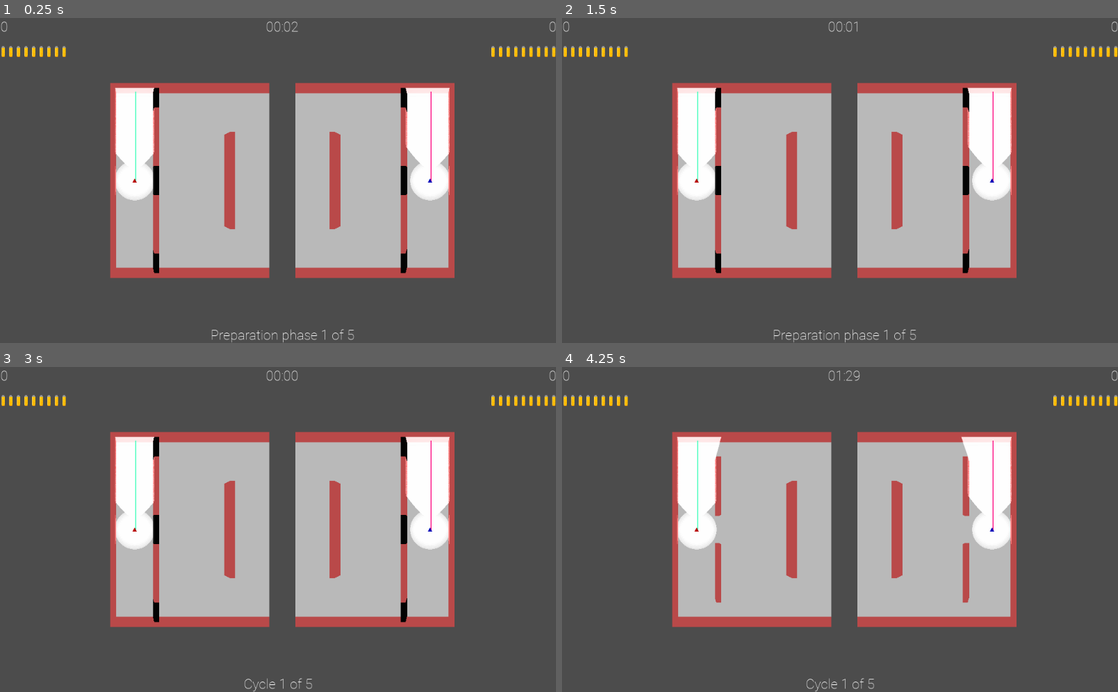
Above: before the commit, frames 1-4 (two rows, left to right).
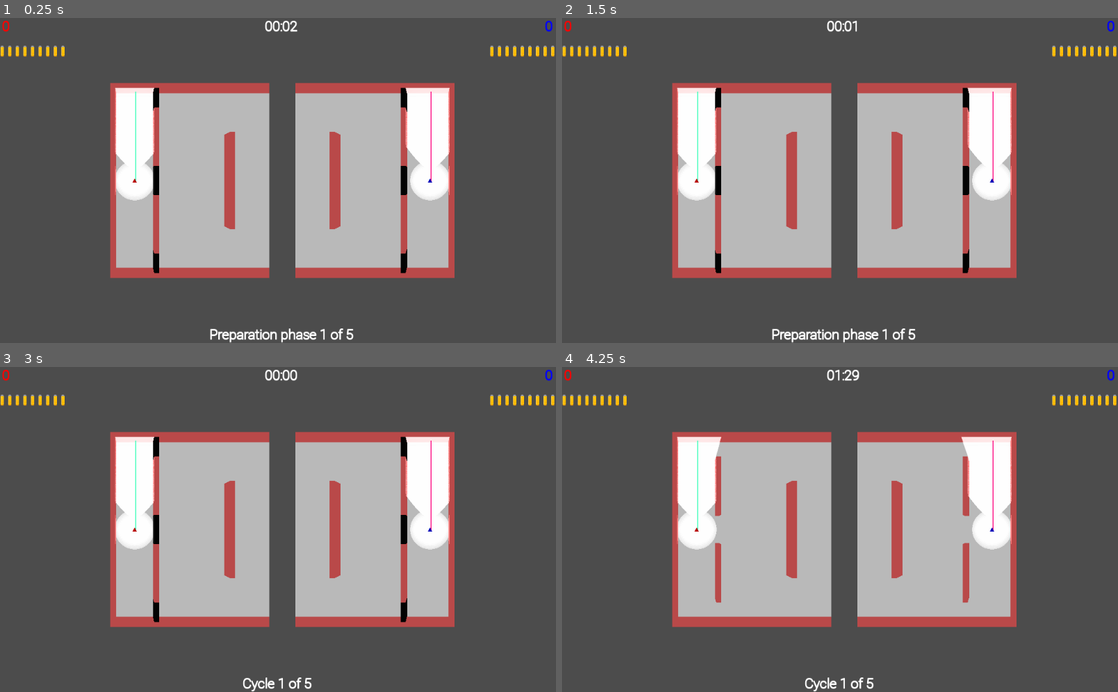
Above: after the commit, the same moments.

Repository: lizrad/fpspf
Game: Godot game, scene res://World.tscn
The game is run twice, just before and just after one commit, with the same random seed, the same clock (stepped at 60 frames per second) and the same inputs.
Inputs:
- Up to frame 1 (0.25 s): no input
- Up to frame 2 (1.5 s): tap Enter at 0.5 s; tap Space at 1.25 s
- Up to frame 3 (3 s): tap Enter at 2.75 s
- Up to frame 4 (4.25 s): tap Space at 3.5 s

The runs differ from the first frame. In frame 1, 1.1% of the frame differs, in the area x 0-100%, y 0-100%; in frame 2, 1.1%; in frame 3, 0.8%; in frame 4, 0.8%.

Commit message:
- #32 - #36 - #37

Diff:
--- /dev/null
+++ b/Constants.gd
@@ -0,0 +1,26 @@
+extends Node
+
+# Player constants
+var max_health := 3
+
+export(Array, Color) var character_colors = [
+	Color(1.0, 0.0, 0.0), # Player 1
+	Color(0.0, 0.0, 1.0), # Player 2
+	Color(0.0, 0.0, 1.0), # Player 3
+	Color(0.0, 0.0, 1.0), # Player 4
+	Color("#fd9292"), # Ghost 1
+	Color("#9a9bff"), # Ghost 2
+	Color("#9a9bff"), # Ghost 3
+	Color("#9a9bff"), # Ghost 4
+	Color(0.2, 0.6, 0.2), # Ghosts
+]
+
+enum CharacterID {
+	PLAYER_1 = 0,
+	PLAYER_2 = 1,
+	PLAYER_3 = 2,
+	PLAYER_4 = 3,
+	GHOST = 4
+}
+
+const PLAYER_GENERAL = 1
--- a/Players/CharacterBase.gd
+++ b/Players/CharacterBase.gd
@@ -3,24 +3,6 @@
 
 
 var id: int = -1 setget set_id, get_id
-
-export(Array, Color) var character_colors = [
-	Color(1.0, 0.0, 0.0), # Player 1
-	Color(0.0, 0.0, 1.0), # Player 2
-	Color(0.0, 0.0, 1.0), # Player 3
-	Color(0.0, 0.0, 1.0), # Player 4
-	Color(0.2, 0.6, 0.2), # Ghosts
-]
-
-enum CharacterID {
-	PLAYER_1 = 0,
-	PLAYER_2 = 1,
-	PLAYER_3 = 2,
-	PLAYER_4 = 3,
-	GHOST = 4
-}
-
-const PLAYER_GENERAL = 1
 
 func _ready():
 	$Attacker.set_owning_player(self)
@@ -37,11 +19,11 @@
 func set_rendering_for_character_id(id):
 	$Attacker.set_render_layer_for_player_id(id)
 
-	_set_visible_instance_layers($MeshInstance, PLAYER_GENERAL)
+	_set_visible_instance_layers($MeshInstance, Constants.PLAYER_GENERAL)
 	_set_visible_instance_layers($VisibilityLights/OmniLight, 5 + id)
 	_set_visible_instance_layers($VisibilityLights/SightLight, 5 + id)
 
-	$MeshInstance.material_override.set_shader_param("color", character_colors[id])
+	$MeshInstance.material_override.set_shader_param("color", Constants.character_colors[id])
 
 
 func get_id():
--- a/Players/Ghost.gd
+++ b/Players/Ghost.gd
@@ -6,8 +6,7 @@
 var _frame_timer: float = 0.0
 var current_frame : int = 0
 
-var max_health : int = 3
-var current_health : int = 3
+var _current_health : int = 3
 
 var died_at_frame : int = INF
 
@@ -58,9 +57,9 @@
 
 func receive_damage(damage: float):
 	print("Ghost received damage: ", damage)
-	current_health -= damage
+	_current_health -= damage
 
-	if current_health <= 0:
+	if _current_health <= 0:
 		died_at_frame = current_frame
 		print(" -> Ghost dead")
 		emit_signal("died")
@@ -76,19 +75,22 @@
 		_previous_attack_frame=-1
 	else:
 		_showAlive()
+
 	_set_initial_position()
-	current_health = max_health
+	_current_health = Constants.max_health
 
 
 func _set_initial_position() -> void:
 	var start_frame = current_frame if current_frame < movement_record.size() else movement_record.size()-1
 	global_transform = movement_record[start_frame].transform
 
+
 func _showDead():
 	rotation.z = PI / 2
 	$CollisionShape.disabled = true
 	$Attacker.visible = false
 
+
 func _showAlive():
 	rotation.z = 0
 	$CollisionShape.disabled = false
--- a/Players/Player.gd
+++ b/Players/Player.gd
@@ -22,8 +22,7 @@
 var velocity := Vector3.ZERO
 var current_target_velocity := Vector3.ZERO
 
-var max_health := 3
-var current_health := 3
+var _current_health := 3
 
 signal died
 
@@ -147,9 +146,9 @@
 
 func receive_damage(damage: float):
 	print("Player received damage: ", damage)
-	current_health -= damage
+	_current_health -= damage
 
-	if current_health <= 0:
+	if _current_health <= 0:
 		print("	-> Player dead")
 		emit_signal("died")
 
@@ -157,12 +156,14 @@
 func reset():
 	movement_records = []
 	transform.origin = Vector3.ZERO
-	current_health = max_health
+	_current_health = Constants.max_health
+
 
 func _on_light_cone_entered(body: Node):
 	if body is Ghost:
 		body.visible = true
 
+
 func _on_light_cone_exited(body: Node):
 	if body is Ghost:
 		body.visible = false
--- a/Players/Player1Material.tres
+++ /dev/null
@@ -1,4 +0,0 @@
-[gd_resource type="SpatialMaterial" format=2]
-
-[resource]
-albedo_color = Color( 0, 0.27451, 1, 1 )
--- a/Players/Player2Material.tres
+++ /dev/null
@@ -1,4 +0,0 @@
-[gd_resource type="SpatialMaterial" format=2]
-
-[resource]
-albedo_color = Color( 1, 0, 0, 1 )
--- a/Players/PlayerManager.gd
+++ b/Players/PlayerManager.gd
@@ -2,8 +2,6 @@
 class_name PlayerManager
 
 export var player_id: int # The id of the player this manager manages
-export var player_material: Resource
-export var ghost_material: Resource
 export var shot_material: Resource
 export var laser_material: Resource
 
@@ -41,7 +39,6 @@
 			child.reset()
 
 
-
 func convert_active_to_ghost(frame: int):
 	var movement_record = active_player.movement_records
 	var new_ghost = ghost_player_scene.instance()
@@ -49,6 +46,8 @@
 	new_ghost.connect("died", self, "_on_ghost_died")
 	new_ghost.died_at_frame = frame
 	new_ghost.id = active_player.id
+	print("TODO: FIXME set ghost color for id " + str(new_ghost.id) + " to color: " + str(Constants.character_colors[active_player.id + 4]))
+	new_ghost.get_node("MeshInstance").material_override.set_shader_param("color", Constants.character_colors[active_player.id + 4])
 	add_child(new_ghost)
 	reset_all_children(frame)
 
--- a/UI/GameOverScreen.gd
+++ b/UI/GameOverScreen.gd
@@ -16,12 +16,15 @@
 func hide():
 	visible = false
 
-func set_winner_text(text : String):
-	$Winner_txt.text = text
 
+func set_winner(idx : int):
+	if idx >= 0 && idx <= 1:
+		$Winner_txt.text = "Player " + str(idx + 1) + " won!"
+		$Winner_txt.add_color_override("font_color", Constants.character_colors[idx])
+		$Winner_txt.add_color_override("font_outline_modulate", Constants.character_colors[idx])
+	else:
+		$Winner_txt.text = "Draw!"
 
-func set_winner_text_color(color : Color):
-	$Winner_txt.add_color_override("font_color", color)
 
 func _on_Restart_btn_pressed():
 	get_tree().reload_current_scene()
--- a/UI/GameOverScreen.tscn
+++ b/UI/GameOverScreen.tscn
@@ -5,10 +5,12 @@
 
 [sub_resource type="DynamicFont" id=1]
 size = 60
+outline_size = 1
 font_data = ExtResource( 1 )
 
 [sub_resource type="DynamicFont" id=2]
 size = 40
+outline_size = 1
 font_data = ExtResource( 1 )
 
 [sub_resource type="DynamicFont" id=3]
@@ -46,6 +48,7 @@
 margin_top = -35.5
 margin_right = 171.5
 margin_bottom = 35.5
+rect_scale = Vector2( 1.00827, 1 )
 custom_fonts/font = SubResource( 2 )
 custom_colors/font_color = Color( 0, 0.635294, 1, 1 )
 text = "Player -1 won!"
--- a/UI/HUD.gd
+++ b/UI/HUD.gd
@@ -1,7 +1,4 @@
 extends Control
-
-var Player1Color : Resource = preload("res://Players/Player1Material.tres")
-var Player2Color : Resource = preload("res://Players/Player2Material.tres")
 
 var _prep_time := true
 var _cycle := 0
@@ -9,7 +6,10 @@
 
 
 func _ready() -> void:
-	pass
+	$Score1.add_color_override("font_color", Constants.character_colors[0])
+	$Score1.add_color_override("font_outline_modulate", Constants.character_colors[0])
+	$Score2.add_color_override("font_color", Constants.character_colors[1])
+	$Score2.add_color_override("font_outline_modulate", Constants.character_colors[1])
 
 
 func set_time(time):
@@ -19,9 +19,8 @@
 						 "ss":"%02d" % (seconds % 60)}))
 
 
-# update score for opponent
 func set_score(idx_player, score):
-	var label_score = $Score2 if idx_player == 0 else $Score1
+	var label_score = $Score1 if idx_player == 0 else $Score2
 	label_score.set_text(str(score))
 
 
@@ -31,7 +30,6 @@
 	$Cycle.set_text(text)
 
 
-# update ammo for current
 func consume_bullet(idx_player):
 	var bullet_ammo = $BulletAmmo1 if idx_player == 0 else $BulletAmmo2
 	bullet_ammo.remove_bullet()
@@ -59,17 +57,24 @@
 		_prep_time = active
 		_update_cycle_text()
 
+
 func _hide_all():
 	for child in get_children():
 		child.visible = false
 
+
 func _show_all():
 	for child in get_children():
 		child.visible = true
+
+
+func set_winner(idx: int):
+	$GameOverScreen.set_winner(idx)
+
 
 func toggle_game_over_screen(active: bool):
 	if not active:
 		_show_all()
 	else:
 		_hide_all()
-	$GameOverScreen.visible=active
+	$GameOverScreen.visible = active
--- a/UI/HUD.tscn
+++ b/UI/HUD.tscn
@@ -7,27 +7,32 @@
 
 [sub_resource type="DynamicFont" id=1]
 size = 25
+outline_size = 1
 font_data = ExtResource( 3 )
 
 [sub_resource type="DynamicFont" id=2]
 size = 25
+outline_size = 1
 font_data = ExtResource( 3 )
 
 [sub_resource type="DynamicFont" id=3]
 size = 25
+outline_size = 1
 font_data = ExtResource( 3 )
 
 [sub_resource type="DynamicFont" id=4]
 size = 25
+outline_size = 1
+outline_color = Color( 0.603922, 0.607843, 1, 1 )
 font_data = ExtResource( 3 )
 
 [node name="HUD" type="Control"]
 anchor_right = 1.0
 anchor_bottom = 1.0
-margin_left = 1.41418
-margin_top = 1.41418
-margin_right = 1.41418
-margin_bottom = 1.41418
+margin_left = -0.58582
+margin_top = 0.41418
+margin_right = -0.585815
+margin_bottom = 0.414185
 script = ExtResource( 1 )
 __meta__ = {
 "_edit_use_anchors_": false
@@ -63,8 +68,9 @@
 }
 
 [node name="Score1" type="Label" parent="."]
+margin_left = 5.0
 margin_right = 40.0
-margin_bottom = 14.0
+margin_bottom = 31.0
 custom_fonts/font = SubResource( 3 )
 text = "0"
 __meta__ = {
@@ -75,10 +81,15 @@
 anchor_left = 1.0
 anchor_right = 1.0
 margin_left = -40.0
+margin_right = -5.0
 margin_bottom = 14.0
+rect_scale = Vector2( 0.998554, 1 )
 custom_fonts/font = SubResource( 4 )
 text = "0"
 align = 2
+__meta__ = {
+"_edit_use_anchors_": false
+}
 
 [node name="BulletAmmo1" parent="." instance=ExtResource( 2 )]
 margin_right = -1872.0
--- a/World.gd
+++ b/World.gd
@@ -3,7 +3,6 @@
 export var time_cycle := 10.0 # total round time in seconds
 export var time_prep := 5.0 # time, before the round starts
 export var replay_speed := 1.0 # timescale of the replay
-export var win_score := 5 # needed score to win game
 export var num_cycles := 5 # max cycles for one game
 
 var time_left # round timer in ms
@@ -52,69 +51,84 @@
 	print("Switching gamestate from "+Gamestate.keys()[_current_gamestate]+" to "+Gamestate.keys()[(_current_gamestate+1)%Gamestate.size()])
 	match _current_gamestate:
 		Gamestate.GAME:
-			#prepare for replay
+			# prepare for replay
 			for player_manager in $PlayerManagers.get_children():
-				player_manager.convert_active_to_ghost(_current_frame-1)
+				player_manager.convert_active_to_ghost(_current_frame - 1)
 				player_manager.set_ghosts_time_scale(-replay_speed)
 				player_manager.toggle_active_player(false)
 			time_left = _current_frame*get_physics_process_delta_time()
 			_current_frame = 0
 			$HUD.set_prep_time(false)
 		Gamestate.PREP:
-			#prepare for play
-			time_left = time_cycle +1
+			# prepare for play
+			time_left = time_cycle + 1
 			$HUD.set_prep_time(false)
 			$LevelManager.open_doors()
 		Gamestate.REPLAY:
-			#prepare for prep
+			# prepare for prep
 			# update cycle -> game over if reached num_cycles
 			cycle += 1
 			if (cycle > num_cycles):
+				$HUD.set_winner(_get_winner())
 				$HUD.toggle_game_over_screen(true)
-				#get_tree().quit()
+				set_process(false)
 				return
+
 			# starting preparation cycle
 			$LevelManager.close_doors()
 			$HUD.set_cycle(cycle)
 			$HUD.reload_ammo()
+			$HUD.set_prep_time(true)
 			for player_manager in $PlayerManagers.get_children():
 				var attacker = player_manager.active_player.get_node("Attacker")
 				attacker.reload(player_manager.active_player.ranged_attack_type)
-				print("here")
 				player_manager.set_ghosts_time_scale(1.0)
 				player_manager.reset_all_children(0)
 				player_manager.toggle_active_player(true)
-			time_left = time_prep +1
-			$HUD.set_prep_time(true)
+			time_left = time_prep + 1
+			# reset scores
+			for id in _scores.size():
+				_set_score(id, 0)
 
-	_current_gamestate = (_current_gamestate+1)%Gamestate.size();
-	for id in _scores.size():
-		_set_score(id, 0)
+	_current_gamestate = (_current_gamestate + 1) % Gamestate.size();
 
 
-func _update_score(id: int) -> void:
-	var new_score = _scores[id] + 1
-	_set_score(id, new_score)
-
-	# TODO: remove gamemode
-	if new_score == win_score:
-		print("game over -> score")
-		# TODO: end screen to restart game
-		return
+func _get_winner() -> int:
+	var max_score := 0
+	var winner := 0
+	var idx := 0
+	for score in _scores:
+		if score > max_score:
+			max_score = score
+			winner = idx
+		elif score == max_score:
+			winner = -1
+		idx += 1
+	return winner
 
 
 func _set_score(id: int, score: int) -> void:
 	_scores[id] = score
 	$HUD.set_score(id, score)
 
+func _score_point(id: int):
+	_set_score(id, _scores[id] + 1)
+
+
+# FIXME: this only works for 2 players because the player who shots is never transmitted
+func _get_opponent_player(id: int) -> int:
+	for player_manager in $PlayerManagers.get_children():
+		if player_manager.player_id != id:
+			return player_manager.player_id
+	return -1
 
 # one of the current active players died:
 #	- add score
 # 	- restart round
 func _on_active_player_died(playerManger: PlayerManager) -> void:
 	print("active player died: " + str(playerManger.player_id))
-	_update_score(playerManger.player_id)
-
+	print("	enemy: " + str(_get_opponent_player(playerManger.player_id)))
+	_score_point(_get_opponent_player(playerManger.player_id))
 	next_gamestate()
 
 
@@ -122,4 +136,5 @@
 # 	- add score
 func _on_ghost_player_died(playerManger: PlayerManager) -> void:
 	print("ghost player died: " + str(playerManger.player_id))
-	_update_score(playerManger.player_id)
+	print("	enemy: " + str(_get_opponent_player(playerManger.player_id)))
+	_score_point(_get_opponent_player(playerManger.player_id))
--- a/World.tscn
+++ b/World.tscn
@@ -9,18 +9,6 @@
 [ext_resource path="res://Attacking/Shots/HitscanShot/Laser1Material.tres" type="Material" id=7]
 [ext_resource path="res://Attacking/Shots/HitscanShot/Shot1Material.tres" type="Material" id=9]
 [ext_resource path="res://Attacking/Shots/HitscanShot/Shot2Material.tres" type="Material" id=10]
-
-[sub_resource type="SpatialMaterial" id=1]
-albedo_color = Color( 0, 0.27451, 1, 1 )
-
-[sub_resource type="SpatialMaterial" id=2]
-albedo_color = Color( 0, 0.576471, 1, 1 )
-
-[sub_resource type="SpatialMaterial" id=3]
-albedo_color = Color( 1, 0, 0, 1 )
-
-[sub_resource type="SpatialMaterial" id=4]
-albedo_color = Color( 1, 0, 0.423529, 1 )
 
 [node name="World" type="Spatial"]
 script = ExtResource( 2 )
@@ -33,16 +21,12 @@
 
 [node name="PlayerManager1" parent="PlayerManagers" instance=ExtResource( 1 )]
 transform = Transform( 1, 0, 0, 0, 1, 0, 0, 0, 1, -35, 0, 0 )
-player_material = SubResource( 1 )
-ghost_material = SubResource( 2 )
 shot_material = ExtResource( 9 )
 laser_material = ExtResource( 7 )
 
 [node name="PlayerManager2" parent="PlayerManagers" instance=ExtResource( 1 )]
 transform = Transform( 1, 0, 0, 0, 1, 0, 0, 0, 1, 35, 0, 0 )
 player_id = 1
-player_material = SubResource( 3 )
-ghost_material = SubResource( 4 )
 shot_material = ExtResource( 10 )
 laser_material = ExtResource( 4 )
 
--- a/project.godot
+++ b/project.godot
@@ -66,10 +66,13 @@
 run/main_scene="res://World.tscn"
 config/icon="res://icon.png"
 
+[autoload]
+
+Constants="*res://Constants.gd"
+
 [global]
 
 line=false
-frame=false
 
 [input]
 
@@ -188,24 +191,23 @@
 player_dash_0={
 "deadzone": 0.0,
 "events": [ Object(InputEventJoypadButton,"resource_local_to_scene":false,"resource_name":"","device":0,"button_index":4,"pressure":0.0,"pressed":false,"script":null)
+, Object(InputEventJoypadButton,"resource_local_to_scene":false,"resource_name":"","device":0,"button_index":6,"pressure":0.0,"pressed":false,"script":null)
  ]
 }
 player_dash_1={
 "deadzone": 0.0,
 "events": [ Object(InputEventJoypadButton,"resource_local_to_scene":false,"resource_name":"","device":1,"button_index":4,"pressure":0.0,"pressed":false,"script":null)
+, Object(InputEventJoypadButton,"resource_local_to_scene":false,"resource_name":"","device":1,"button_index":6,"pressure":0.0,"pressed":false,"script":null)
  ]
 }
 
 [layer_names]
 
 3d_render/layer_1="Level"
-3d_render/layer_2="All Players"
 3d_render/layer_5="Player 1"
-3d_render/layer_6="Player 1"
-3d_render/layer_7="Player 2"
-3d_render/layer_8="Player 3"
-3d_render/layer_9="Player 4"
-3d_render/layer_10="Ghost"
+3d_render/layer_6="Player 2"
+3d_render/layer_7="Player 3"
+3d_render/layer_8="Player 4"
 
 [physics]
 
Not shown: 1 places in World.tscn that only renumber resources
